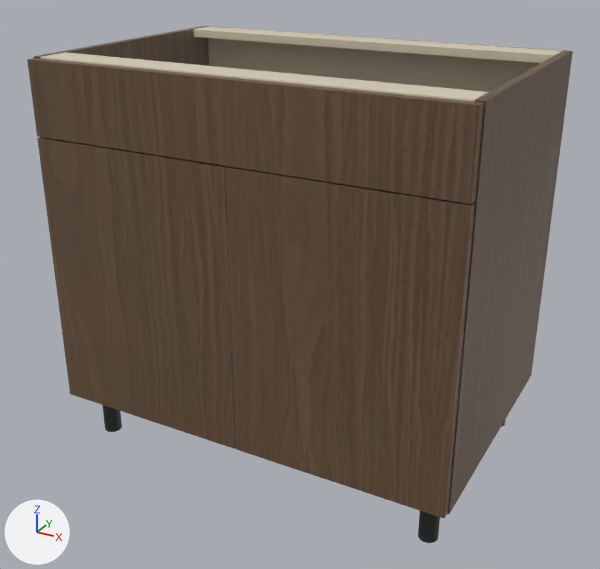
Renders of the glTF model storefront/public/cabinet-inventory/models/oppein-ply-mso-sb36.glb from each side of a commit.
Both versions are drawn from a 50 mm lens placed at (1.271, -1.808, 1.123), pointed at (0.458, -0.33, 0.384). Arrows for +X, +Y and +Z are at lower left; the lights stay in place. The older version comes first. Where no turn or scale is listed for an object, it has been applied to the vertices.

Objects in the first picture: 'Cabinet back', 'Cabinet side', 'Cabinet side.001', 'Door', 'Door.001', 'False drawer front', 'Top support rail', 'Top support rail.001' and 2 more.
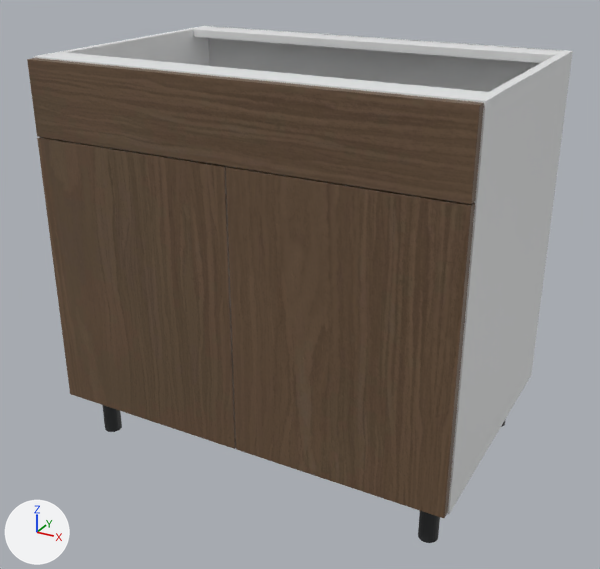
Changed parts and their boxes (x1, y1, x2, y2) in the pictures (600 x 569 px):
'Cabinet side.001', recoloured (lighter): (447, 50, 573, 514) in both
'Cabinet back', recoloured (beige to white): (208, 26, 564, 92) in both
'Top support rail', recoloured: (193, 26, 562, 63) in both
'Top support rail.001', recoloured (beige to white): (40, 52, 488, 102) in both
'Cabinet side', recoloured (lighter): (33, 26, 209, 66) in both

The edits, one by one:
Material 'White cabinet carcass' (mat_white_cabinet_carcass) is new.
Its base color is (0.82, 0.83, 0.835) (white #eaebec).
Its roughness is 0.48.
me_cube_002 has 56 vertices, 108 faces and spans x -0.439..0.439, y -0.006..0.006, z -0.381..0.381.
me_cube_002 no longer uses material mat_cabinet_interior___visual_interpretation (beige #daceb6).
me_cube_002 gains material mat_white_cabinet_carcass (white #eaebec).
me_cube has 56 vertices, 108 faces and spans x -0.009..0.009, y -0.293..0.293, z -0.381..0.381.
me_cube no longer uses material mat_supplier_finish___smoked_oak.
me_cube gains material mat_white_cabinet_carcass (white #eaebec).
me_cube_001 has 56 vertices, 108 faces and spans x -0.009..0.009, y -0.293..0.293, z -0.381..0.381.
me_cube_001 no longer uses material mat_supplier_finish___smoked_oak.
me_cube_001 gains material mat_white_cabinet_carcass (white #eaebec).
me_cube_004 has 56 vertices, 108 faces and spans x -0.439..0.439, y -0.035..0.035, z -0.009..0.009.
me_cube_004 no longer uses material mat_cabinet_interior___visual_interpretation (beige #daceb6).
me_cube_004 gains material mat_white_cabinet_carcass (white #eaebec).
me_cube_005 has 56 vertices, 108 faces and spans x -0.439..0.439, y -0.035..0.035, z -0.009..0.009.
me_cube_005 no longer uses material mat_cabinet_interior___visual_interpretation (beige #daceb6).
me_cube_005 gains material mat_white_cabinet_carcass (white #eaebec).
